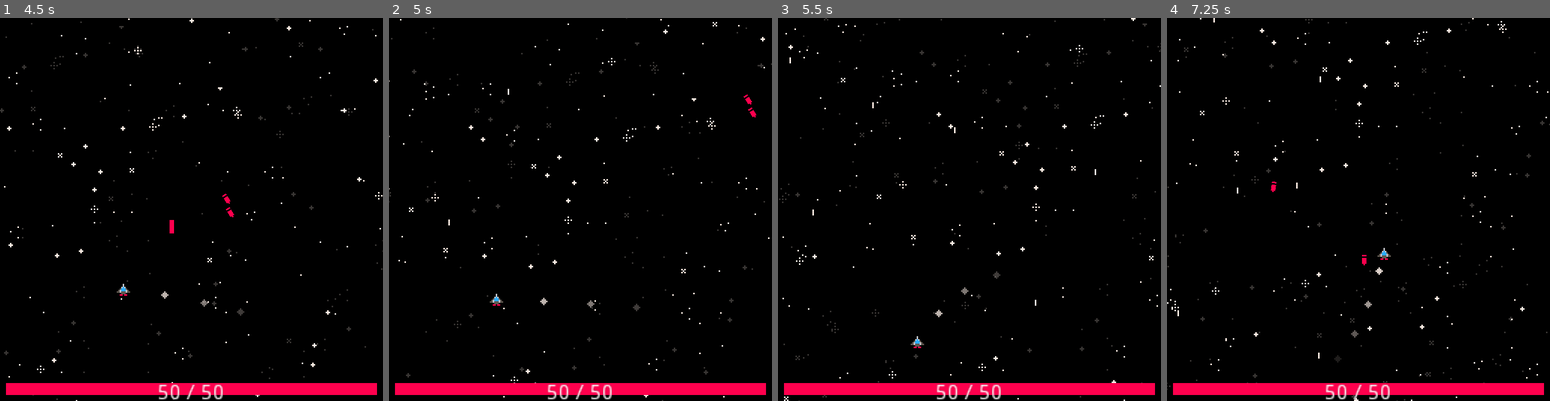
Above: before the commit, frames 1-4 (left to right).
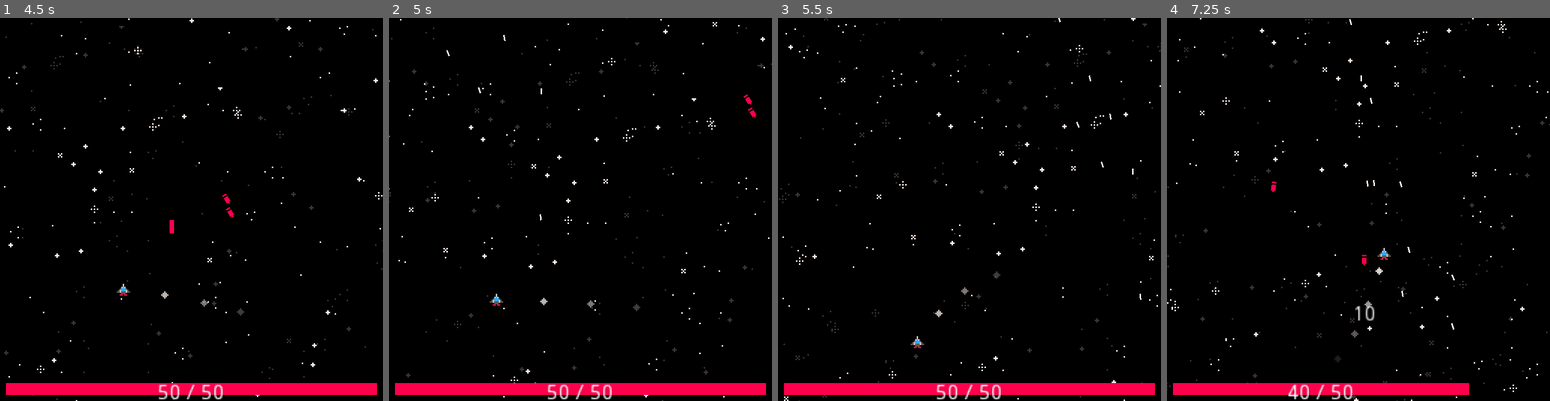
Above: after the commit, the same moments.

Repository: littlegustv/spacecraftwerk
Game: Godot game, scene res://Game.tscn
Two runs of this game, one before a commit and one after it. Both use one fixed random seed, a clock stepped at 60 frames per second and the inputs below.
Inputs (mouse positions are in pixels of both pictures, inside the frame that each line leads up to):
- Up to frame 1 (4.5 s): tap Enter at 0.5 s; move the mouse to (275, 190) at 0.52 s; press the mouse at (275, 190) at 0.53 s; hold D (right) 0.53-1.28 s; move the mouse to (114, 228) at 1.27 s; release the mouse at (114, 228) at 1.28 s; hold S (down) 1.28-2.03 s; right-click (114, 228) at 1.35 s; move the mouse to (229, 125) at 2.02 s; hold D (right) 2.03-2.78 s; hold R (special) 2.03-2.78 s; move the mouse to (172, 286) at 2.77 s; hold W (up) 2.78-3.53 s; tap Shift (utility) at 2.85 s; move the mouse to (306, 266) at 3.52 s; press the mouse at (306, 266) at 3.53 s; hold A (left) from 3.53 s (still down); move the mouse to (76, 152) at 4.27 s; release the mouse at (76, 152) at 4.28 s; right-click (76, 152) at 4.35 s
- Up to frame 2 (5 s): keep holding A (left)
- Up to frame 3 (5.5 s): move the mouse to (988, 209) at 5.02 s; release A (left) at 5.03 s; hold S (down) from 5.03 s (still down); hold R (special) from 5.03 s (still down)
- Up to frame 4 (7.25 s): move the mouse to (1301, 113) at 5.77 s; release S (down) at 5.78 s; release R (special) at 5.78 s; hold D (right) 5.78-6.53 s; tap Shift (utility) at 5.85 s; move the mouse to (1442, 190) at 6.52 s; press the mouse at (1442, 190) at 6.53 s; hold W (up) from 6.53 s (still down)

Frame 1 is identical in both runs. In frame 2, less than 0.1% of the frame differs, in the area x 14-40%, y 4-55%; in frame 3, less than 0.1%; in frame 4, 1.3%, in the area x 2-99%, y 0-100%.
Error in both runs: Invalid get index 'position' (on base: 'previously freed instance'). (res://combat/HomingMissile.gd:8)

Commit message:
enemy shoot in any direction

Diff:
--- a/gameobjects/Enemy.gd
+++ b/gameobjects/Enemy.gd
@@ -18,7 +18,8 @@
 func _on_ShootTimer_timeout():
 	var b = BULLET.instance()
 	b.position = position
-	b.direction = Vector2.DOWN
+	b.direction = ( Globals.player.position - position ).normalized()
+	b.rotation = b.direction.angle() - PI / 2
 	b.SPEED = 150
 	get_tree().current_scene.add_child( b )
 	b.set_source( self )
